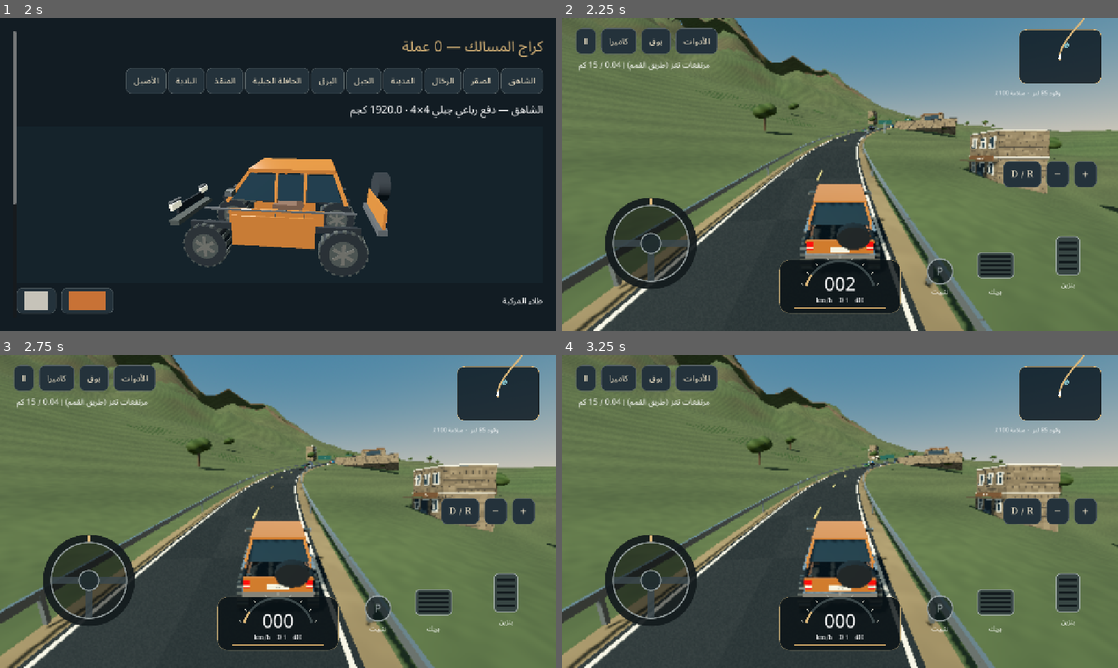
Above: before the commit, frames 1-4 (two rows, left to right).
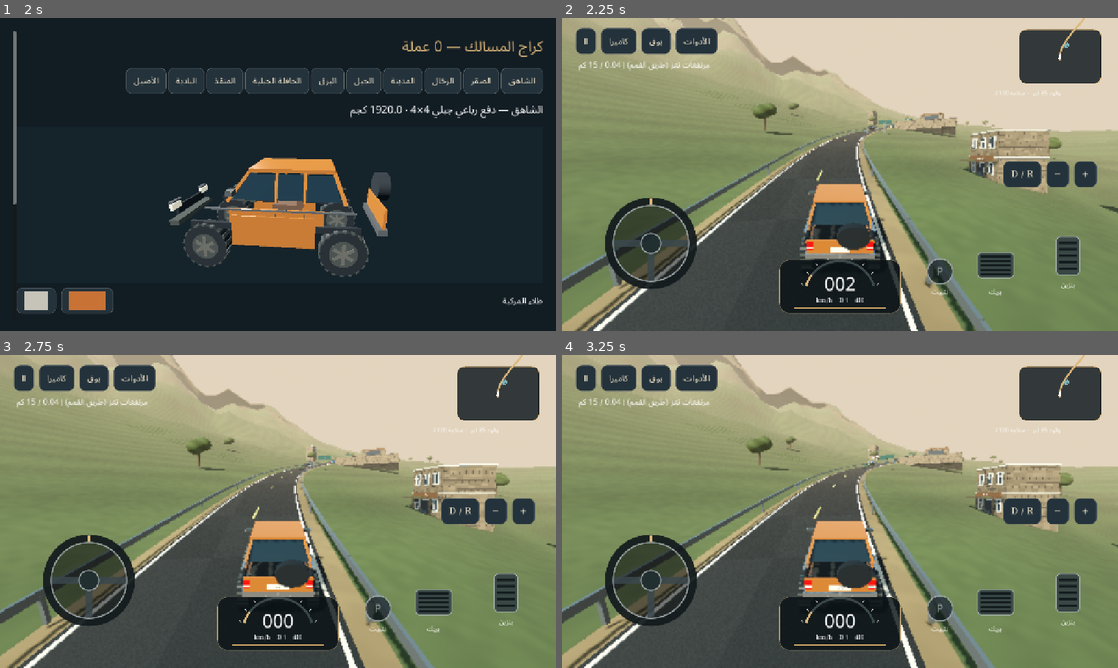
Above: after the commit, the same moments.

Repository: mohmedali23182-jpg/Car-game
Game: Godot game, scene res://tests/visual_capture.tscn
Two runs of this game, one before a commit and one after it. Both use one fixed random seed, a clock stepped at 60 frames per second and the inputs below. This scene is started directly instead of the project's main scene.
Inputs (mouse positions are in pixels of both pictures, inside the frame that each line leads up to):
- Up to frame 1 (2 s): move the mouse to (400, 158) at 0.52 s; hold D 0.53-1.25 s; hold H 0.53-1.25 s; click (400, 158) at 0.67 s; tap Space at 0.77 s; drag from (166, 190) to (250, 237) at 1.27 s
- Up to frame 2 (2.25 s): tap Enter at 2 s; move the mouse to (895, 105) at 2.02 s; hold D from 2.03 s (still down); hold H from 2.03 s (still down)
- Up to frame 3 (2.75 s): keep holding D; keep holding H
- Up to frame 4 (3.25 s): release D at 2.75 s; release H at 2.75 s; drag from (812, 574) to (673, 464) at 2.77 s

Frame 1 is identical in both runs. In frame 2, 44% of the frame differs, in the area x 0-100%, y 0-100%; in frame 3, 44%; in frame 4, 43%.

Commit message:
Synchronize sky and atmospheric light with time and weather

Diff:
--- a/Masalik-3D/scripts/world/time_and_weather_system.gd
+++ b/Masalik-3D/scripts/world/time_and_weather_system.gd
@@ -4,6 +4,7 @@
 var hour := 8.0
 var sun: DirectionalLight3D
 var environment: Environment
+var sky_material: ProceduralSkyMaterial
 var rain: CPUParticles3D
 var follow: Node3D
 func _ready() -> void:
@@ -12,7 +13,7 @@
 	environment.background_mode=Environment.BG_SKY
 	var sky := Sky.new();var mat := ProceduralSkyMaterial.new()
 	mat.sky_top_color=Color("356381");mat.sky_horizon_color=Color("c9b59b");mat.ground_horizon_color=Color("ad9877");mat.ground_bottom_color=Color("544b3e")
-	sky.sky_material=mat;environment.sky=sky
+	sky_material=mat;sky.sky_material=mat;environment.sky=sky
 	environment.ambient_light_source=Environment.AMBIENT_SOURCE_COLOR;environment.ambient_light_color=Color("a2b4bb");environment.ambient_light_energy=0.65
 	environment.tonemap_mode=Environment.TONE_MAPPER_FILMIC
 	world.environment=environment;add_child(world)
@@ -26,13 +27,32 @@
 func _process(delta: float) -> void:
 	hour=fmod(hour+delta/180.0,24)
 	sun.rotation_degrees=Vector3(-sin((hour-6)/24*TAU)*80,-35,0)
-	var daylight := clampf(sin((hour-6)/24*TAU),0.05,1)
-	sun.light_energy=daylight*1.2
-	sun.light_color=Color("ffd5a2") if hour<7 or hour>17 else Color("ffefd5")
-	environment.ambient_light_energy=0.12+daylight*0.5
-	var foggy: bool=current_weather_preset in ["fog","dense_fog","sandstorm","heavy_rain"]
-	environment.fog_enabled=foggy
-	environment.fog_density=0.012 if foggy else 0.001
-	environment.fog_light_color=Color("ac9473") if current_weather_preset=="sandstorm" else Color("a2b6bd")
+	var elevation := sin((hour-6)/24*TAU)
+	var daylight := smoothstep(-0.12,0.35,elevation)
+	var twilight := (1.0-smoothstep(0.0,0.4,absf(elevation)))*daylight
+	var overcast := current_weather_preset in ["cloudy","fog","dense_fog","rain","heavy_rain"]
+	var sandstorm := current_weather_preset=="sandstorm"
+	var attenuation := 0.45 if overcast or sandstorm else 1.0
+	sun.light_energy=maxf(0,elevation)*1.2*attenuation
+	sun.light_color=Color("ffefd5").lerp(Color("ffad68"),twilight)
+	environment.ambient_light_energy=0.12+daylight*0.5*attenuation
+	var top := Color("356381")
+	var horizon := Color("c9b59b").lerp(Color("d99164"),twilight)
+	if overcast:
+		top=top.lerp(Color("717d86"),0.75);horizon=horizon.lerp(Color("a0abb0"),0.8)
+	if sandstorm: top=Color("857354");horizon=Color("ac9473")
+	sky_material.sky_top_color=Color("050b1c").lerp(top,daylight)
+	sky_material.sky_horizon_color=Color("162038").lerp(horizon,daylight)
+	sky_material.ground_horizon_color=sky_material.sky_horizon_color
+	sky_material.ground_bottom_color=Color("080b12").lerp(Color("544b3e"),daylight)
+	# Subtle clear-weather aerial perspective also softens the local streaming horizon.
+	environment.fog_enabled=true
+	environment.fog_density=0.0007
+	match current_weather_preset:
+		"fog": environment.fog_density=0.006
+		"dense_fog": environment.fog_density=0.018
+		"sandstorm": environment.fog_density=0.012
+		"heavy_rain": environment.fog_density=0.005
+	environment.fog_light_color=sky_material.sky_horizon_color
 	rain.emitting="rain" in current_weather_preset
 	if is_instance_valid(follow): rain.global_position=follow.global_position+Vector3.UP*10
--- a/Masalik-3D/tests/headless_test_runner.gd
+++ b/Masalik-3D/tests/headless_test_runner.gd
@@ -23,6 +23,18 @@
 		if m.category=="story": count+=1
 		check(float(m.startDistanceM)>=0 and float(m.finishDistanceM)<=15000,"mission within world: "+str(m.id))
 	check(count==25,"25 original story missions; 65 total missions retained")
+	var weather := MasalikWeather.new();root.add_child(weather);weather.set_process(false)
+	weather.hour=12;weather._process(0)
+	var midday_sky := weather.sky_material.sky_top_color.get_luminance()
+	var clear_density := weather.environment.fog_density
+	weather.hour=0;weather._process(0)
+	check(weather.sky_material.sky_top_color.get_luminance()<midday_sky*0.2,"night sky darkens with the lighting")
+	check(weather.sun.light_energy==0,"sunlight is absent below the horizon")
+	weather.hour=12;weather.current_weather_preset="dense_fog";weather._process(0)
+	check(weather.environment.fog_density>clear_density*10,"dense fog reduces visibility relative to clear weather")
+	weather.current_weather_preset="heavy_rain";weather._process(0)
+	check(weather.rain.emitting and weather.get_weather_friction_multiplier("asphalt")<1,"rain changes particles and road traction")
+	weather.queue_free()
 	var world := MasalikWorld.new();root.add_child(world)
 	check(world.points.size()==3751,"15 km road sampled every four horizontal meters")
 	check(world.curve.get_baked_length()>=15000,"measured drivable centerline >= 15 km")
--- a/Masalik-3D/tests/visual_capture.gd
+++ b/Masalik-3D/tests/visual_capture.gd
@@ -23,4 +23,8 @@
 	if absf(game.world.distance-160)>12: push_error("Visual capture teleport regression");get_tree().quit(1);return
 	game.camera.current_view=5;game.camera.orbit=Vector2(-1.0,0.40);game.camera.orbit_distance=15
 	await get_tree().create_timer(1.0).timeout;await capture("service-plaza")
+	game.weather.hour=0
+	await get_tree().create_timer(0.8).timeout;await capture("night")
+	game.weather.hour=17.6
+	await get_tree().create_timer(0.8).timeout;await capture("sunset")
 	print("VISUAL_CAPTURE_PASS");get_tree().quit()
Not shown, changed: Masalik-3D/docs/DRIVING_EXPERIENCE_REFRESH.md
